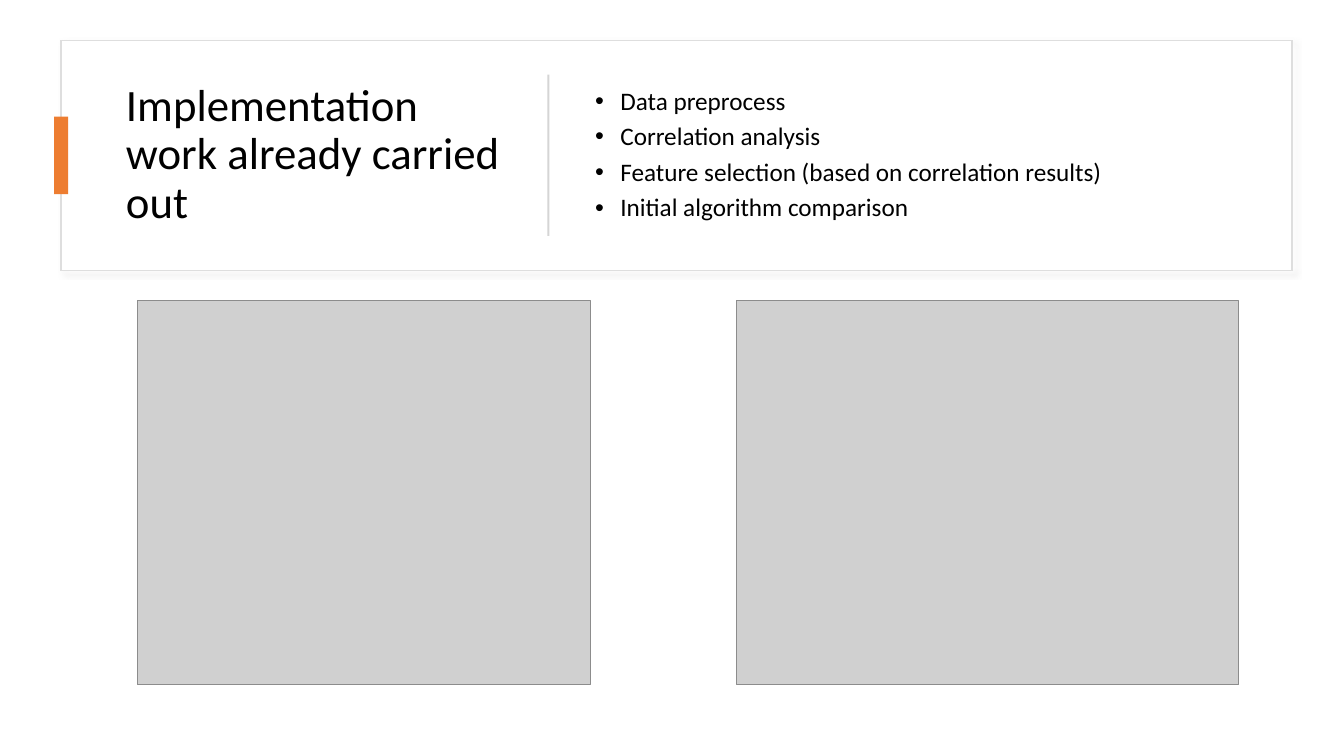
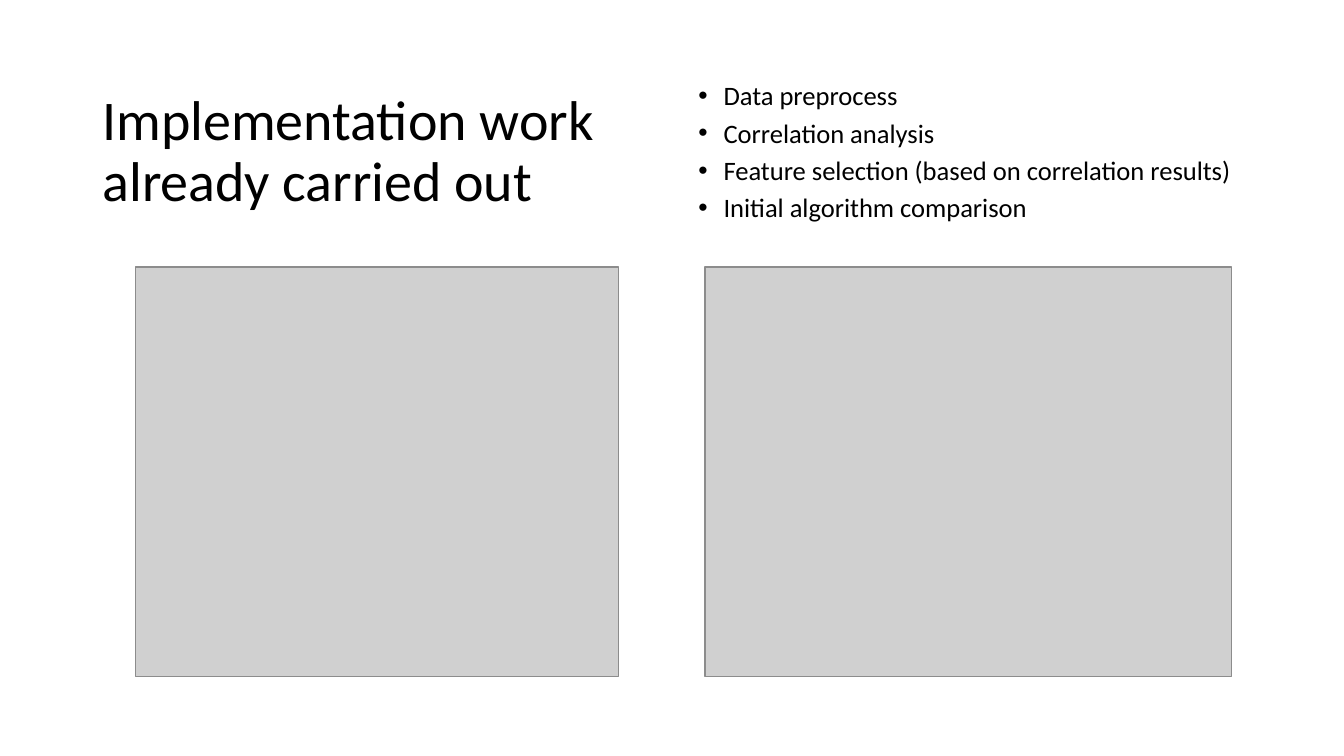
Before and after one commit to afs202005277/HeartDiseasePrediction, a slide deck: slide 5 of Supervised Learning.pptx. Drawn at 1344x756 pixels with LibreOffice and Linux fonts; fonts in the diff are those of the drawing; grey boxes stand for pictures. Boxes give left, top, right and bottom in pixels: in the first picture for what was removed or moved away, otherwise in the second. Text is boxed around its words. In the diff, an @@ line names an element or a change of style, - is before the commit and + after.

```diff
--- a/Supervised Learning.pptx
+++ b/Supervised Learning.pptx
@@ rectangle removed at (62, 40, 1293, 270) @@
@@ title "Implementation work already carried out": place and size @@
-title "Implementation work already carried out" at (126, 90, 499, 219)
+title "Implementation work already carried out" at (102, 101, 594, 210)
@@ title "Implementation work already carried out" at (102, 101, 594, 210): size 32 to 40 pt @@
@@ rectangle removed at (547, 75, 549, 236) @@
@@ text "Data preprocess": place and size @@
-text "Data preprocess" at (620, 93, 1101, 221)
+text "Data preprocess" at (724, 88, 1230, 222)
@@ text "Data preprocess" at (724, 88, 1230, 222): size 18 to 19 pt @@
@@ rectangle removed at (54, 117, 69, 195) @@
@@ picture: place and size @@
-picture at (137, 300, 591, 685)
+picture at (136, 267, 619, 677)
@@ picture: place and size @@
-picture at (737, 300, 1239, 685)
+picture at (705, 267, 1231, 677)
```
Also in this commit, not shown: 2 other files.
